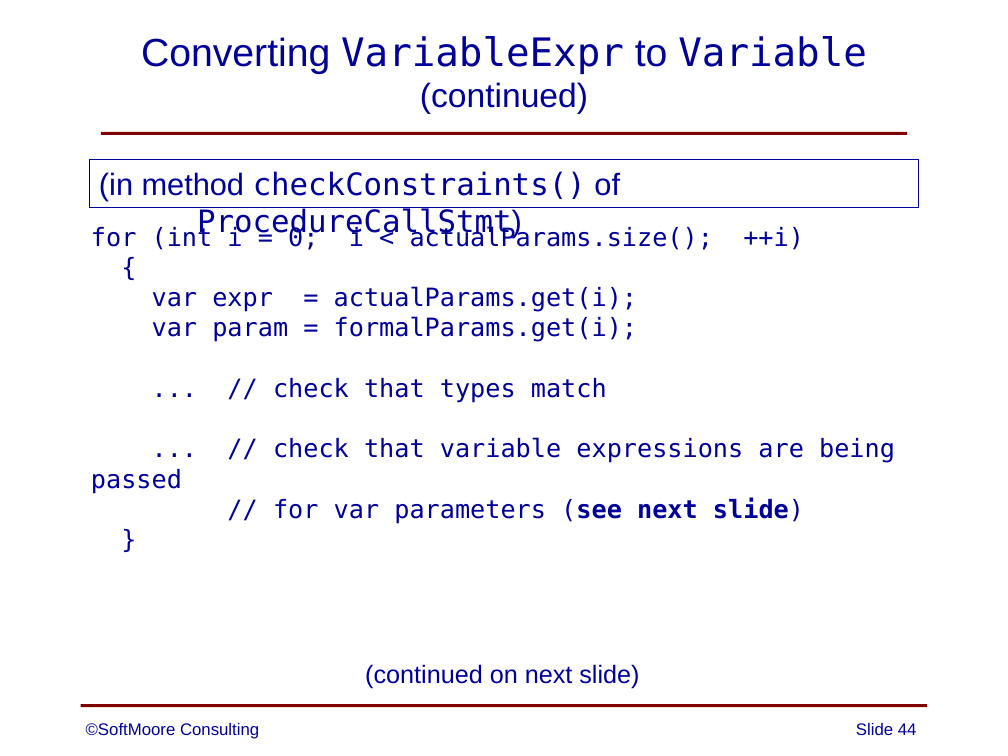
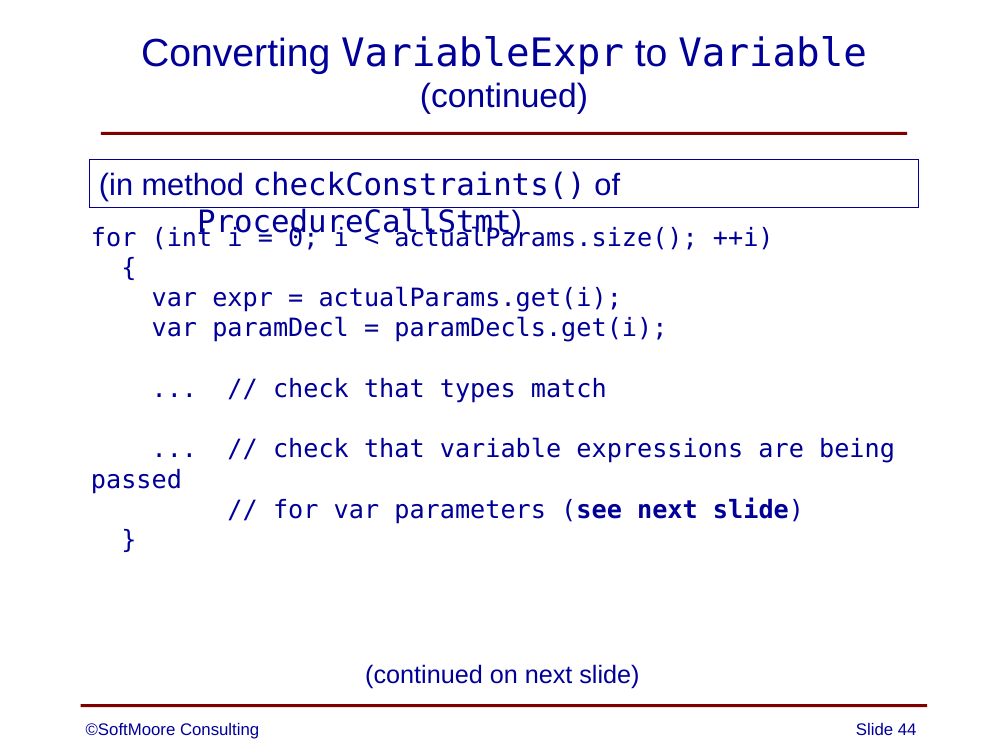
Before and after one commit to SoftMoore/CPRL-Java-4th, a slide deck: slide 44 of PowerPoints/13 - Subprograms.pptx. Drawn at 1008x756 pixels with LibreOffice and Linux fonts; fonts in the diff are those of the drawing. Boxes give left, top, right and bottom in pixels: in the first picture for what was removed or moved away, otherwise in the second. Text is boxed around its words. In the diff, an @@ line names an element or a change of style, - is before the commit and + after.

```diff
--- a/PowerPoints/13 - Subprograms.pptx
+++ b/PowerPoints/13 - Subprograms.pptx
@@ text at (152,316,667,342): text changed @@
-var param = formalParams.get(i);
+var paramDecl = paramDecls.get(i);
```
Also in this commit, not shown: 3 other slides changed.
